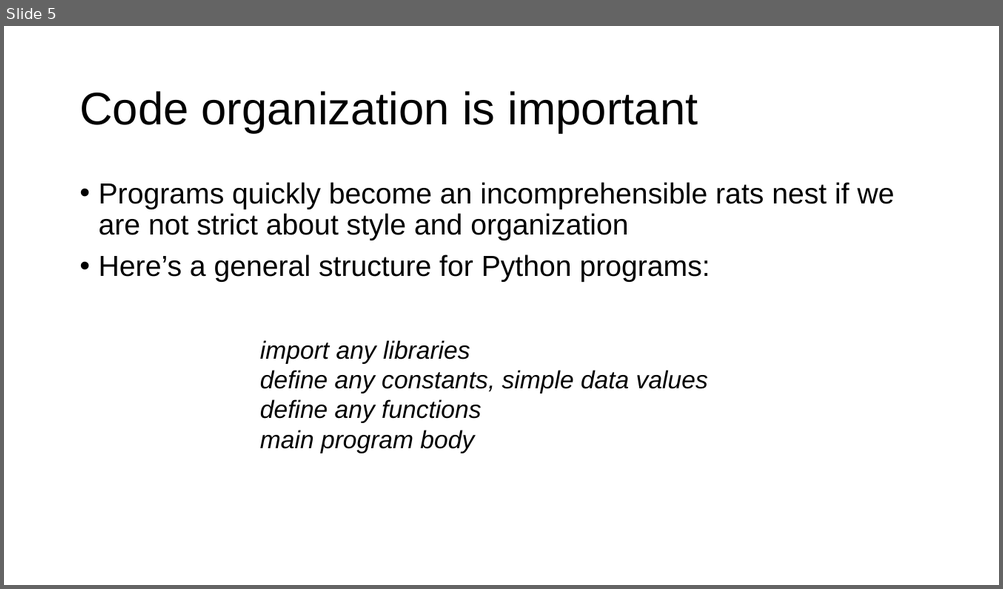
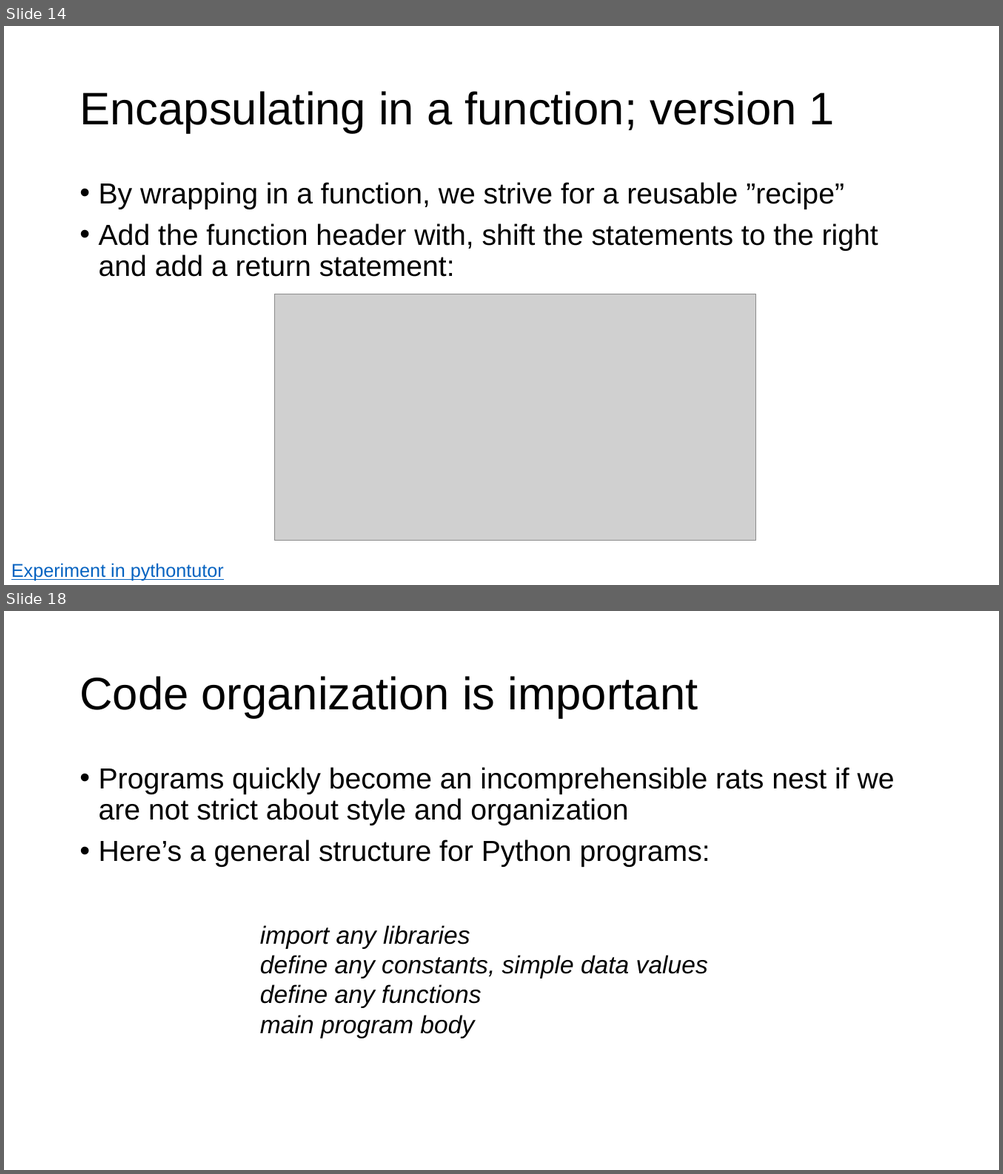
Before and after one commit to parrt/msds501, a slide deck: slides/functions.pptx. Shown one above the other, each under a label of ours: slide 5 before the commit, slides 14 and 18 after it; the slides between them are not shown. The pictures are 1003x589 and 1003x1174 pixels, drawn with LibreOffice and Linux fonts; fonts in the diff are those of the drawing; grey boxes stand for pictures; background and template pictures are left out. Boxes give left, top, right and bottom in pixels: in the first picture for what was removed or moved away, otherwise in the second. Text is boxed around its words. In the diff, an @@ line names an element or a change of style, - is before the commit and + after.

```diff
--- a/slides/functions.pptx
+++ b/slides/functions.pptx
@@ slide 14 added at [4,26,999,585], background #FFFFFF @@
@@ title added at [79,91,834,133], 44 pt, text #000000 @@
+Encapsulating in a function; version 1
@@ text added at [99,182,878,277], 28 pt, text #000000 @@
+• By wrapping in a function, we strive for a reusable ”recipe”
+• Add the function header with, shift the statements to the right and add a return statement:
@@ picture added at [275,295,755,542] @@
@@ text added at [11,563,224,582], 18 pt, text #0563C1, underline @@
+Experiment in pythontutor
@@ what was slide 5 is now slide 18 @@
```
Also in this commit, not shown: 3 slides changed, 12 other slides added, 2 other files.
